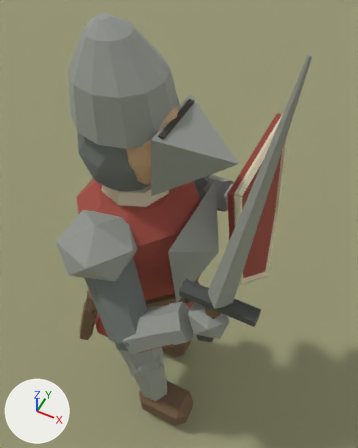
An edit to the Blender file tools/art/blender/source/infantry_dismounted.blend, drawn before and after from the same camera.
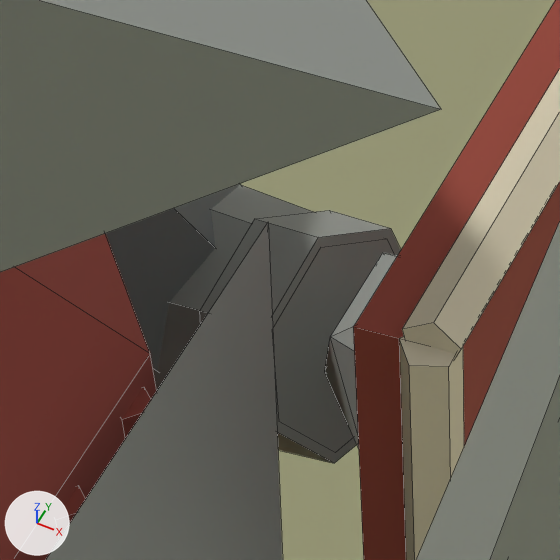
The first picture shows the older version from a 50 mm camera at (0.664, -1.014, 2.487) aimed at (0.104, 0.106, 1.087). The close-ups show the older and then the newer version on the part from 50% to 71% of the width and 33% to 50% of the height of that picture. Only the edits that show in the close-ups are written down. Arrows for +X, +Y and +Z are at lower left; the lights stay in place. The close-ups show mesh edges as thin lines.

Names of what the first close-up shows: 'Dismounted_breastplate', 'Dismounted_hand.001', 'Dismounted_lower_sleeve.001', 'Dismounted_lower_sleeve_cuff.001', 'Dismounted_padded_jack', 'Dismounted_plain_shield', 'Dismounted_shield_rim', 'Dismounted_shield_rim.004', 'Dismounted_sword_blade', 'Dismounted_upper_sleeve.001', 'Dismounted_visor', 'Preview_ground' and 2 more.
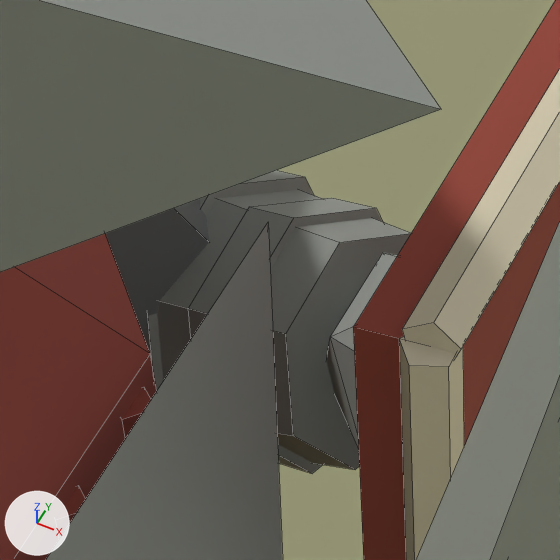
Location of each change, [x1, y1, x2, y2] in pixels of the close-ups (560 x 560 px):
```json
{"object": "Dismounted_lower_sleeve.001", "change": "reshaped, moved", "before": [154, 185, 313, 390], "after": [157, 190, 411, 470]}
{"object": "Dismounted_lower_sleeve_cuff.001", "change": "reshaped, moved", "before": [200, 210, 401, 463], "after": [188, 198, 383, 473], "on screen": "9% taller"}
{"object": "Dismounted_lower_sleeve_quilt.002", "change": "added", "after": [145, 170, 313, 390], "on screen": "mostly hidden"}
```

Scene script edits in JSON lines:
```json
{"block": "me_cone_866", "where": "# used by ob_dismounted_lower_sleeve_001; location = (0.1465, 0.3201, 1.0866); rotation_euler = (1.205, 0.0, 1.279), in degrees (69, 0, 73)"}
{"op": "remove", "block": "me_cone_866", "code": "me_cone_866.from_pydata(...)  # 14 vertices, 9 faces; spans x -0.0721..0.0721, y -0.0667..0.074, z -0.0743..0.0743"}
{"op": "add", "block": "me_cone_866", "code": "me_cone_866.from_pydata(...)  # 14 vertices, 9 faces; spans x -0.0819..0.0819, y -0.0757..0.084, z -0.0818..0.0818"}
{"block": "me_cone_866", "change": "me_cone_866 part 1: 14 of 14 vertices moved; they spanned x -0.0721..0.0721, y -0.0667..0.074, z -0.0743..0.0743 and now span x -0.0819..0.0819, y -0.0757..0.084, z -0.0818..0.0818; mean shift (0.0, 0.0, 0.0)"}
{"block": "me_cone_867", "where": "# used by ob_dismounted_lower_sleeve_cuff_001; location = (0.1928, 0.3062, 1.1051); rotation_euler = (1.205, 0.0, 1.279), in degrees (69, 0, 73)"}
{"op": "remove", "block": "me_cone_867", "code": "me_cone_867.from_pydata(...)  # 14 vertices, 9 faces; spans x -0.0663..0.0663, y -0.0613..0.068, z -0.0225..0.0225"}
{"op": "add", "block": "me_cone_867", "code": "me_cone_867.from_pydata(...)  # 14 vertices, 9 faces; spans x -0.0731..0.0731, y -0.0676..0.075, z -0.016..0.016"}
{"block": "me_cone_867", "change": "me_cone_867 part 2: 14 of 14 vertices moved; they spanned x -0.0663..0.0663, y -0.0613..0.068, z -0.0225..0.0225 and now span x -0.0731..0.0731, y -0.0676..0.075, z -0.016..0.016; mean shift (0.0, 0.0, 0.0)"}
{"op": "add", "block": "me_cone_591", "code": ["me_cone_591 = bpy.data.meshes.new('Cone.591')", "me_cone_591.from_pydata(...)  # a 7-sided cylinder along z spanning x -0.081..0.081, y -0.075..0.083, z -0.016..0.016", "me_cone_591.materials.append(mat_steel)  # grey #a8aca6"]}
{"op": "set", "path": "ob_dismounted_lower_sleeve_001.location", "old": "(0.1465, 0.3201, 1.0866)", "new": "(0.1532, 0.318, 1.0893)"}
{"op": "set", "path": "ob_dismounted_lower_sleeve_cuff_001.location", "old": "(0.1928, 0.3062, 1.1051)", "new": "(0.1854, 0.3084, 1.1021)"}
{"op": "add", "block": "ob_dismounted_lower_sleeve_quilt_002", "code": ["ob_dismounted_lower_sleeve_quilt_002 = bpy.data.objects.new('Dismounted_lower_sleeve_quilt.002', me_cone_591)", "ob_dismounted_lower_sleeve_quilt_002.location = (0.1356, 0.3233, 1.0822)", "ob_dismounted_lower_sleeve_quilt_002.rotation_euler = (1.205, 0.0, 1.279)  # degrees (69, 0, 73)"]}
```
